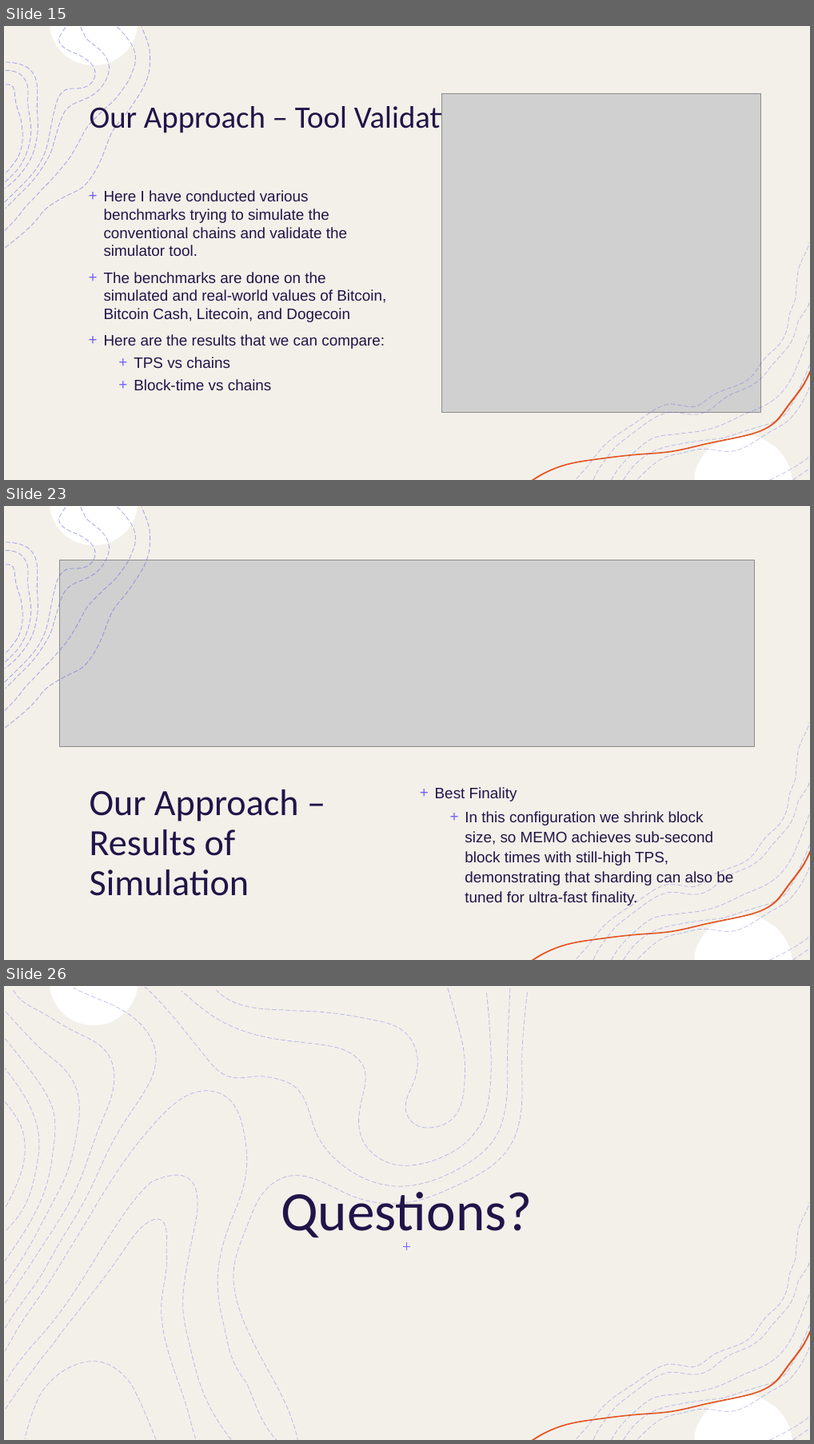
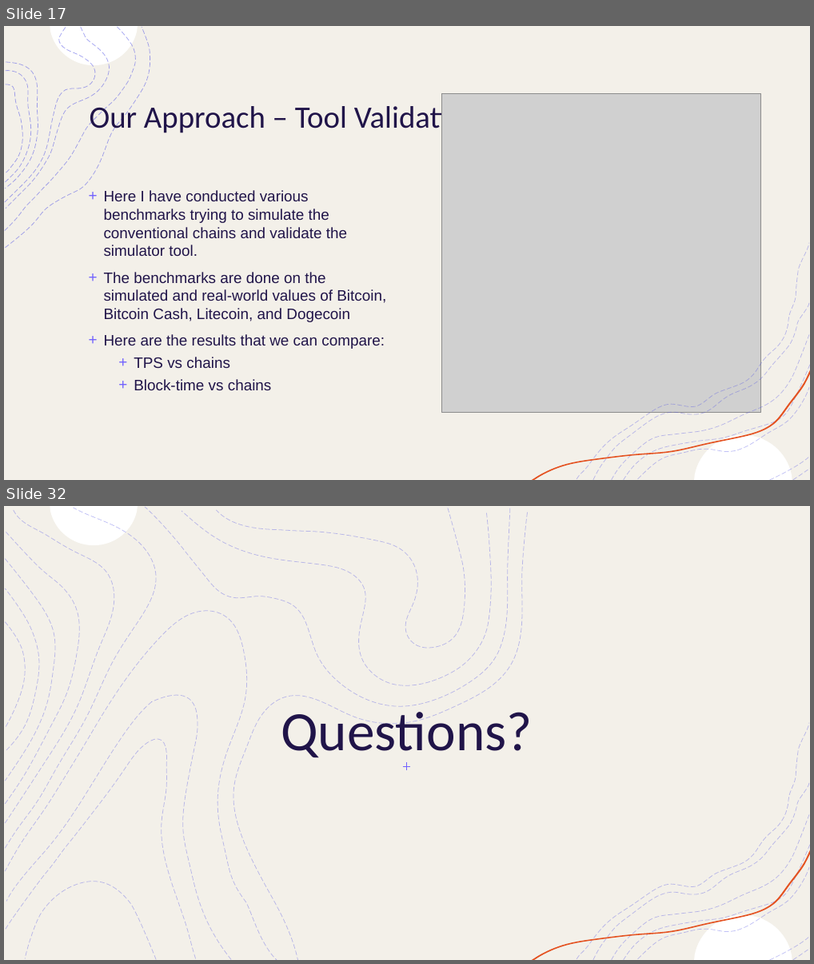
Before and after one commit to OmGandhi091611/Sharding_Simulations, a slide deck: Paper/Final Presentation.pptx. Shown one above the other, each under a label of ours: slides 15, 23 and 26 before the commit, slides 17 and 32 after it; the slides between them are not shown. The pictures are 814x1444 and 814x964 pixels, drawn with LibreOffice and Linux fonts; fonts in the diff are those of the drawing; grey boxes stand for pictures. Boxes give left, top, right and bottom in pixels: in the first picture for what was removed or moved away, otherwise in the second. Text is boxed around its words. In the diff, an @@ line names an element or a change of style, - is before the commit and + after.

```diff
--- a/Paper/Final Presentation.pptx
+++ b/Paper/Final Presentation.pptx
@@ slide 23 removed at bbox=[4, 506, 810, 960], background #FFFFFF; not listed: 10 template elements that a slide beside it also shows @@
@@ rectangle removed at bbox=[4, 506, 810, 960] @@
@@ rectangle removed at bbox=[4, 506, 810, 960] @@
@@ group removed at bbox=[5, 506, 150, 728]: 8 freeform shapes @@
@@ picture removed at bbox=[60, 560, 755, 746] @@
@@ title removed at bbox=[90, 789, 299, 896] @@
-Our Approach – Results of Simulation
@@ text removed at bbox=[435, 787, 734, 905] @@
-+ Best Finality
-  + In this configuration we shrink block size, so MEMO achieves sub-second block times with still-high TPS, demonstrating that sharding can also be tuned for ultra-fast finality.
@@ group removed at bbox=[532, 723, 810, 960]: 9 freeform shapes @@
@@ what was slide 15 is now slide 17 @@
@@ what was slide 26 is now slide 32 @@
```
Also in this commit, not shown: 4 slides changed, 11 slides added, 4 other slides removed.
